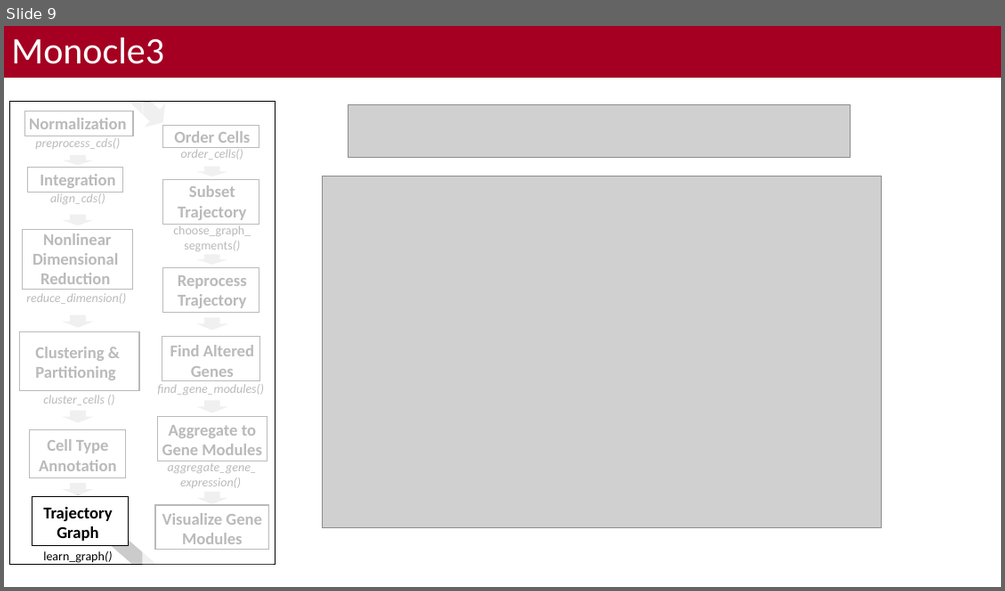
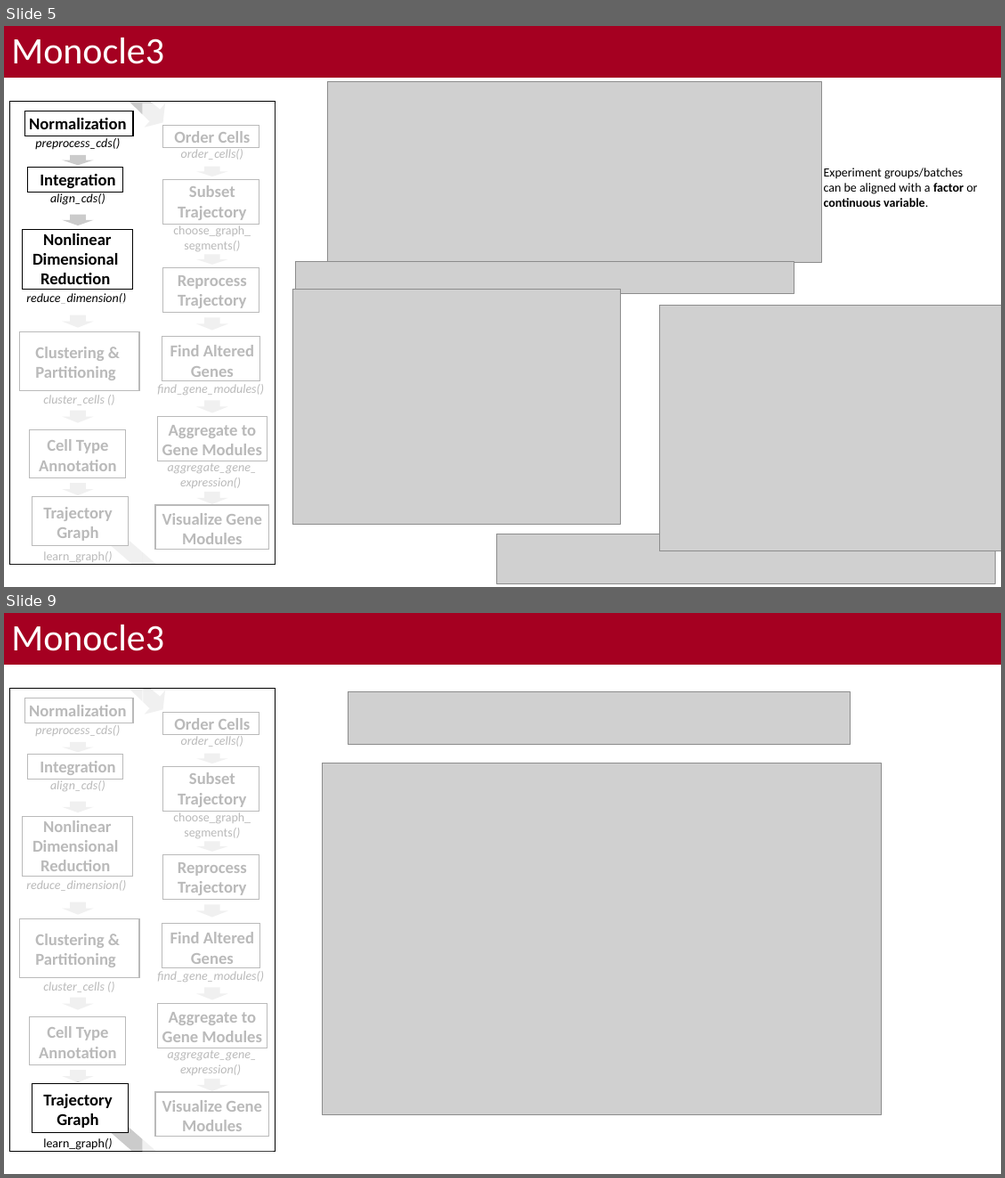
Before and after one commit to bacorli2/scrna_workshop, a slide deck: M6_Monocle_Pseudotime/M5_Monocle_Timeseries.pptx. Shown one above the other, each under a label of ours: slide 9 before the commit, slides 5 and 9 after it; the slides between them are not shown. The pictures are 1005x591 and 1005x1178 pixels, drawn with LibreOffice and Linux fonts; fonts in the diff are those of the drawing; grey boxes stand for pictures; background and template pictures are left out. Boxes give left, top, right and bottom in pixels: in the first picture for what was removed or moved away, otherwise in the second. Text is boxed around its words. In the diff, an @@ line names an element or a change of style, - is before the commit and + after.

Commit message:
Finished Seurat bridge to monocle and first draft of M6.

```diff
--- a/M6_Monocle_Pseudotime/M5_Monocle_Timeseries.pptx
+++ b/M6_Monocle_Pseudotime/M5_Monocle_Timeseries.pptx
@@ slide 5 added at bbox=[4, 26, 1001, 587], background #FFFFFF; not listed: 46 template elements that a slide beside it also shows @@
@@ title added at bbox=[4, 26, 1001, 78], fill #A50021, 36 pt, text #FFFFFF @@
+Monocle3
@@ rectangle added at bbox=[142, 103, 275, 564], fill #FFFFFF at 73% opacity @@
@@ picture added at bbox=[328, 81, 822, 263] @@
@@ text added at bbox=[824, 168, 977, 207], 12 pt, text #000000 @@
+Experiment groups/batches can be aligned with a factor or continuous variable.
@@ picture added at bbox=[296, 262, 794, 293] @@
@@ picture added at bbox=[292, 289, 620, 524] @@
@@ rectangle added at bbox=[11, 302, 142, 564], fill #FFFFFF at 73% opacity @@
@@ picture added at bbox=[660, 305, 1001, 551] @@
@@ picture added at bbox=[497, 534, 995, 583] @@
```
Also in this commit, not shown: 7 slides changed, 2 other slides added, 1 slide removed, 1 other file.
